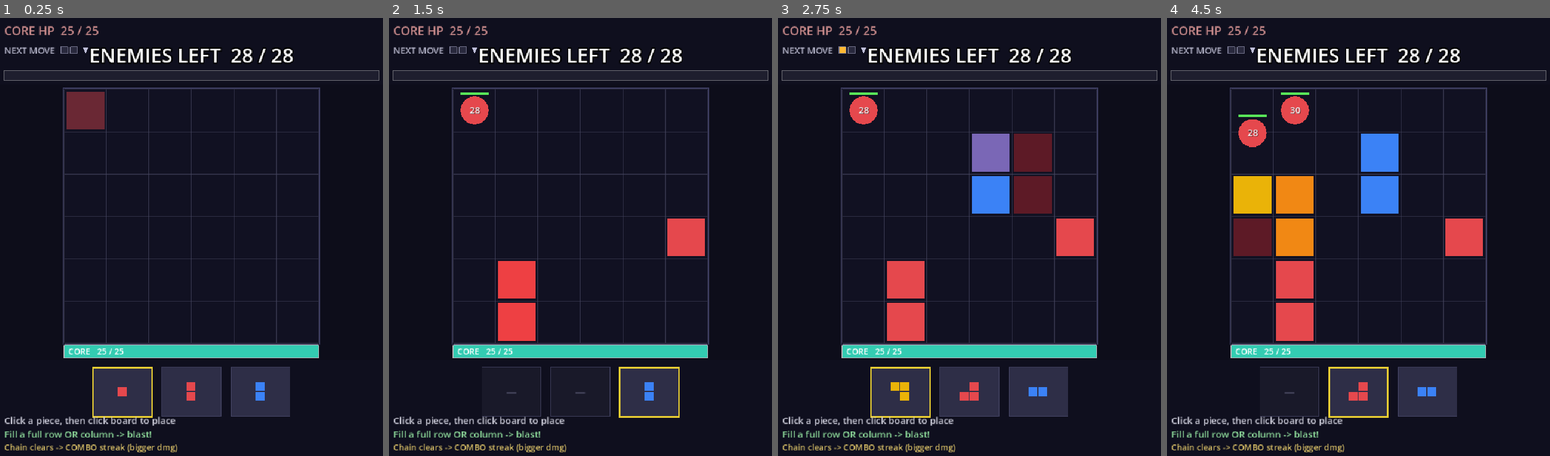
Above: before the commit, frames 1-4 (left to right).
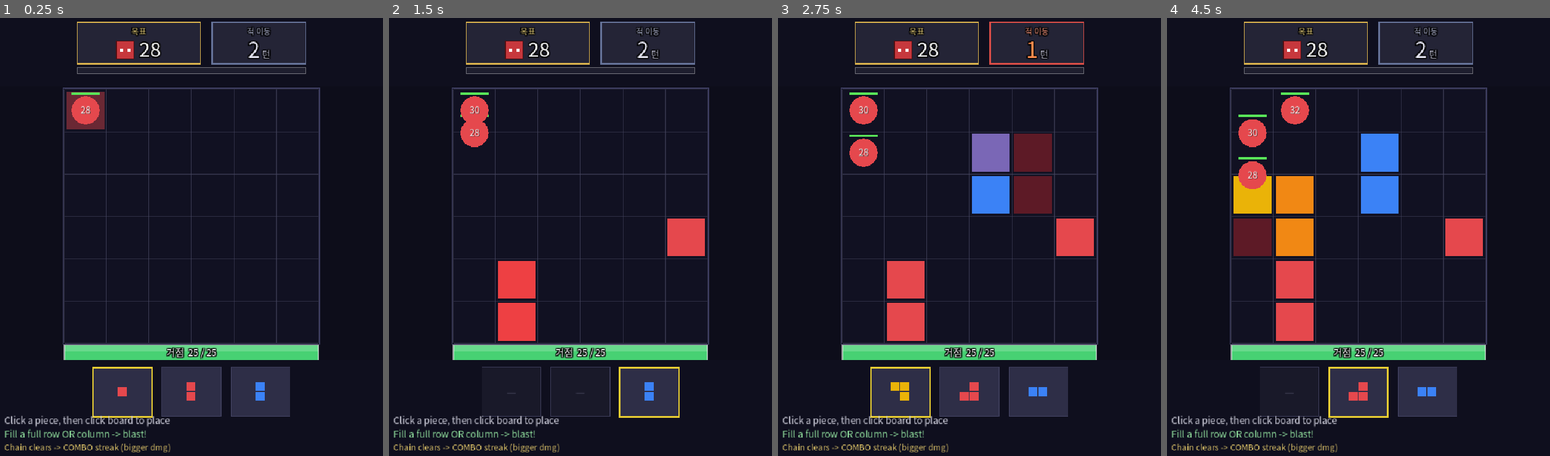
Above: after the commit, the same moments.

Repository: rorhdsu123/Cascade
Game: Godot game, scene res://Main.tscn
The game is run twice, just before and just after one commit, with the same random seed, the same clock (stepped at 60 frames per second) and the same inputs.
Inputs (mouse positions are in pixels of both pictures, inside the frame that each line leads up to):
- Up to frame 1 (0.25 s): no input
- Up to frame 2 (1.5 s): tap Enter at 0.5 s; move the mouse to (668, 237) at 0.52 s; click (668, 237) at 0.67 s; tap Space at 0.77, 1.25 s; move the mouse to (500, 285) at 1.27 s; click (500, 285) at 1.42 s
- Up to frame 3 (2.75 s): tap Space at 1.52 s; tap Enter at 2 s; move the mouse to (1007, 153) at 2.02 s; click (1007, 153) at 2.17 s
- Up to frame 4 (4.5 s): tap Space at 2.75, 3.02, 3.77, 4.25 s; move the mouse to (1339, 359) at 2.77 s; click (1339, 359) at 2.92 s; tap Enter at 3.5 s; move the mouse to (1477, 333) at 3.52 s; click (1477, 333) at 3.67 s; move the mouse to (1239, 188) at 4.27 s; click (1239, 188) at 4.42 s

The runs differ from the first frame. In frame 1, 7.0% of the frame differs, in the area x 0-100%, y 0-100%; in frame 2, 7.0%; in frame 3, 7.0%; in frame 4, 7.1%.

Commit message:
feat: 상단 정보 UI 재편(목표/적 이동 카드) + 한글화 (C22)
- 상단 위계 재편: 목표 카드 + 적 이동 카드(전진 N턴, 임박 시 붉은 강조)
- 처치 진행바 하단 배치, 상단 CORE HP 중복 제거 → 보드 하단 거점 HP바만
- 전 라벨 한글화 + SystemFont 로드
- 시작 시 적 1마리 배치(빈 보드 어색함 해소)

Co-Authored-By: Claude Opus 4.8 (1M context) <noreply@anthropic.com>

Diff:
--- a/Main.gd
+++ b/Main.gd
@@ -146,8 +146,14 @@
 var enemy_seq: int = 0             # 적 고유 id 카운터
 
 # ===== 초기화 =====
+var _font: Font = null
+
 func _ready() -> void:
 	randomize()
+	# 한글 렌더용 시스템 폰트(기본 fallback엔 한글 글리프 없음). ⚠배포 시엔 Noto Sans KR 등 번들 필요.
+	var sf := SystemFont.new()
+	sf.font_names = PackedStringArray(["Apple SD Gothic Neo", "AppleGothic", "Noto Sans CJK KR", "Arial"])
+	_font = sf
 	_init_game()
 
 func _init_game() -> void:
@@ -202,6 +208,12 @@
 	tray = [{}, {}, {}]
 	sel = 0
 	_refill_tray()
+	# 시작 시 적 몇 마리 배치 — 빈 보드에서 "ENEMIES ADVANCE IN N"이 어색하지 않게(전진 중인 전선처럼).
+	var start_cols: Array = []
+	for c in range(COLS):
+		start_cols.append(c)
+	start_cols.shuffle()
+	_spawn_one(start_cols[0], "basic")    # 시작 적 1마리(row 0)
 	if not _has_valid_placement():
 		game_over = true
 		stuck = true
@@ -829,7 +841,7 @@
 
 # ===== 그리기 =====
 func _draw() -> void:
-	var fnt: Font = ThemeDB.fallback_font
+	var fnt: Font = _font if _font != null else ThemeDB.fallback_font
 
 	if shake_timer > 0.0:
 		var mag: float = SHAKE_AMP * (shake_timer / SHAKE_DUR)
@@ -935,50 +947,78 @@
 		draw_string(fnt, Vector2(400.0 - sw * 0.5, 558.0), sub,
 				HORIZONTAL_ALIGNMENT_LEFT, -1, 28, Color(0.75, 0.75, 0.75))
 
+# 상단 카드 패널(Toon Blast식) — 배경 + 강조 테두리
+func _draw_card(r: Rect2, accent: Color) -> void:
+	draw_rect(r, Color(0.14, 0.14, 0.21))
+	draw_rect(r, accent, false, 3.0)
+
+# 간단한 적 토큰 아이콘 — 붉은 사각 + 눈 2개(아트 전 임시)
+func _draw_enemy_icon(center: Vector2, s: float) -> void:
+	var r: Rect2 = Rect2(center.x - s * 0.5, center.y - s * 0.5, s, s)
+	draw_rect(r, Color(0.78, 0.22, 0.24))
+	draw_rect(r, Color(0.32, 0.06, 0.07), false, 2.0)
+	var eye: float = s * 0.16
+	draw_rect(Rect2(center.x - s * 0.22 - eye * 0.5, center.y - s * 0.06, eye, eye), Color.WHITE)
+	draw_rect(Rect2(center.x + s * 0.22 - eye * 0.5, center.y - s * 0.06, eye, eye), Color.WHITE)
+
 func _draw_hud(fnt: Font) -> void:
-	draw_rect(Rect2(0, 0, 800, 140), C_HUD)
-	var hp_col: Color = Color(1.0, 0.38, 0.38) if core_hp <= 5 else Color(0.8, 0.55, 0.55)
-	draw_string(fnt, Vector2(20.0, 40.0), "CORE HP  %d / %d" % [core_hp, CORE_HP_MAX],
-			HORIZONTAL_ALIGNMENT_LEFT, -1, 24, hp_col)
+	draw_rect(Rect2(0, 0, 800, 144), C_HUD)
+	# CORE HP는 보드 하단 방어선(_draw_core)에만 표시 — 상단 중복 제거.
 	if combo >= 2:
-		var streak: String = "STREAK x%d" % combo
-		var stw: float = fnt.get_string_size(streak, HORIZONTAL_ALIGNMENT_LEFT, -1, 30).x
-		_draw_text_outlined(fnt, Vector2(780.0 - stw, 46.0), streak, 30, C_GOLD)
-	# ENEMIES LEFT — 킬 순간 펄스(스케일↑ + 금색 플래시)
+		var streak: String = "콤보 x%d" % combo
+		var stw: float = fnt.get_string_size(streak, HORIZONTAL_ALIGNMENT_LEFT, -1, 22).x
+		_draw_text_outlined(fnt, Vector2(788.0 - stw, 26.0), streak, 22, C_GOLD)
+
+	var remain: int = ENEMY_STEP_EVERY - (place_count % ENEMY_STEP_EVERY)
+	var imminent: bool = remain <= 1
 	var remaining: int = TOTAL_ENEMIES - killed
-	var head: String = "ENEMIES LEFT  %d / %d" % [remaining, TOTAL_ENEMIES]
 	var kp: float = clampf(kill_pulse / 0.35, 0.0, 1.0)
-	var head_fs: int = 40 + int(kp * 10.0)
-	var head_col: Color = Color.WHITE.lerp(C_GOLD, kp)
-	var hw: float = fnt.get_string_size(head, HORIZONTAL_ALIGNMENT_LEFT, -1, head_fs).x
-	_draw_text_outlined(fnt, Vector2(400.0 - hw * 0.5, 96.0), head, head_fs, head_col)
-
-	# 이동 예고 미터: 다 차면 일반 적이 한 칸 전진(2배치 주기). place_count%2 = 채운 칸.
-	var nm_lbl: String = "NEXT MOVE"
-	draw_string(fnt, Vector2(20.0, 78.0), nm_lbl, HORIZONTAL_ALIGNMENT_LEFT, -1, 18, Color(0.7, 0.7, 0.78))
-	var nm_w: float = fnt.get_string_size(nm_lbl, HORIZONTAL_ALIGNMENT_LEFT, -1, 18).x
-	var filled: int = place_count % ENEMY_STEP_EVERY
-	var dot: float = 14.0
-	var gap: float = 5.0
-	var dx0: float = 20.0 + nm_w + 12.0
-	for i in range(ENEMY_STEP_EVERY):
-		var dr: Rect2 = Rect2(dx0 + float(i) * (dot + gap), 64.0, dot, dot)
-		if i < filled:
-			draw_rect(dr, Color(1.0, 0.72, 0.2))     # 채움
-		else:
-			draw_rect(dr, Color(0.16, 0.16, 0.24))   # 빈칸
-		draw_rect(dr, Color(0.45, 0.45, 0.55), false)
-	# 이동 방향(아래) 삼각형 힌트
-	var tri_x: float = dx0 + float(ENEMY_STEP_EVERY) * (dot + gap) + 6.0
-	var tcy: float = 71.0
-	draw_colored_polygon(PackedVector2Array([
-		Vector2(tri_x, tcy - 6.0), Vector2(tri_x + 12.0, tcy - 6.0), Vector2(tri_x + 6.0, tcy + 6.0),
-	]), Color(0.75, 0.75, 0.85))
-
-	var bx: float = 20.0
-	var by: float = 112.0
-	var bw: float = 760.0
-	var bh: float = 20.0
+
+	# ── 두 카드: GOAL(남은 적=클리어 목표) + ADVANCE(적 전진 시계) ──
+	var box_y: float = 14.0
+	var box_h: float = 84.0
+	var gw: float = 250.0
+	var aw: float = 190.0
+	var gap: float = 24.0
+	var start_x: float = (800.0 - (gw + aw + gap)) * 0.5
+	var goal_r: Rect2 = Rect2(start_x, box_y, gw, box_h)
+	var adv_r: Rect2 = Rect2(start_x + gw + gap, box_y, aw, box_h)
+
+	# GOAL 카드 — 적 아이콘 + 남은 수(클리어 목표). 제목·내용 모두 박스 중앙정렬
+	_draw_card(goal_r, Color(0.85, 0.7, 0.3))
+	var gt_w: float = fnt.get_string_size("목표", HORIZONTAL_ALIGNMENT_LEFT, -1, 16).x
+	_draw_text_outlined(fnt, Vector2(goal_r.position.x + gw * 0.5 - gt_w * 0.5, box_y + 24.0), "목표", 16, Color(0.95, 0.85, 0.5))
+	var rem_str: String = str(remaining)
+	var rem_fs: int = 40
+	var icon_s: float = 36.0
+	var rem_w: float = fnt.get_string_size(rem_str, HORIZONTAL_ALIGNMENT_LEFT, -1, rem_fs).x
+	var grp_l: float = goal_r.position.x + gw * 0.5 - (icon_s + 10.0 + rem_w) * 0.5
+	_draw_enemy_icon(Vector2(grp_l + icon_s * 0.5, box_y + 56.0), icon_s)
+	var rem_col: Color = Color.WHITE.lerp(C_GOLD, kp)
+	_draw_text_outlined(fnt, Vector2(grp_l + icon_s + 10.0, box_y + 70.0), rem_str, rem_fs, rem_col)
+
+	# ADVANCE 카드 — 적 전진 카운트다운(임박 시 붉은 강조). 제목·숫자 중앙정렬
+	var acc: Color = Color(0.85, 0.3, 0.28) if imminent else Color(0.4, 0.45, 0.6)
+	_draw_card(adv_r, acc)
+	var adv_tc: Color = Color(1.0, 0.6, 0.5) if imminent else Color(0.72, 0.74, 0.86)
+	var at_w: float = fnt.get_string_size("적 이동", HORIZONTAL_ALIGNMENT_LEFT, -1, 16).x
+	_draw_text_outlined(fnt, Vector2(adv_r.position.x + aw * 0.5 - at_w * 0.5, box_y + 24.0), "적 이동", 16, adv_tc)
+	# 큰 숫자 + 작은 "턴" 을 한 덩어리로 중앙 정렬
+	var n_str: String = str(remain)
+	var n_fs: int = 44
+	var u_fs: int = 18
+	var n_col: Color = Color(1.0, 0.55, 0.3) if imminent else Color(0.9, 0.9, 0.95)
+	var n_w: float = fnt.get_string_size(n_str, HORIZONTAL_ALIGNMENT_LEFT, -1, n_fs).x
+	var u_w: float = fnt.get_string_size("턴", HORIZONTAL_ALIGNMENT_LEFT, -1, u_fs).x
+	var grp_x: float = adv_r.position.x + aw * 0.5 - (n_w + 4.0 + u_w) * 0.5
+	_draw_text_outlined(fnt, Vector2(grp_x, box_y + 72.0), n_str, n_fs, n_col)
+	_draw_text_outlined(fnt, Vector2(grp_x + n_w + 4.0, box_y + 72.0), "턴", u_fs, Color(0.72, 0.72, 0.8))
+
+	# ── 진행바(스타바 대응): 처치 진행도 ──
+	var bx: float = start_x
+	var by: float = box_y + box_h + 8.0
+	var bw: float = (adv_r.position.x + aw) - start_x
+	var bh: float = 12.0
 	draw_rect(Rect2(bx, by, bw, bh), Color(0.12, 0.12, 0.18))
 	var frac: float = clampf(float(killed) / float(TOTAL_ENEMIES), 0.0, 1.0)
 	draw_rect(Rect2(bx, by, bw * frac, bh), Color(0.3, 0.78, 0.46))
@@ -1124,19 +1164,22 @@
 				HORIZONTAL_ALIGNMENT_LEFT, -1, hp_fs, Color.WHITE)
 
 func _draw_core(fnt: Font) -> void:
-	var strip_h: float = 26.0
+	var strip_h: float = 32.0
 	var sx: float = BOARD_X
 	var sy: float = BOARD_Y + ROWS * CELL + 4.0
 	var sw: float = COLS * CELL
 	var ratio: float = clampf(float(core_hp) / float(CORE_HP_MAX), 0.0, 1.0)
-	var low: bool = core_hp <= 5
-	draw_rect(Rect2(sx, sy, sw, strip_h), Color(0.15, 0.05, 0.07))
-	var fill_col: Color = Color(0.9, 0.2, 0.2) if low else Color(0.2, 0.8, 0.7)
+	# HP바: 빈 트랙(어두움) + 체력 그라데이션(빨강↔초록) + 밝은 테두리
+	draw_rect(Rect2(sx, sy, sw, strip_h), Color(0.08, 0.03, 0.04))
+	var fill_col: Color = Color(0.86, 0.24, 0.20).lerp(Color(0.28, 0.82, 0.45), ratio)
 	draw_rect(Rect2(sx, sy, sw * ratio, strip_h), fill_col)
-	draw_rect(Rect2(sx, sy, sw, strip_h), Color(1.0, 1.0, 1.0, 0.7), false)
-	var lbl: String = "CORE   %d / %d" % [core_hp, CORE_HP_MAX]
-	draw_string(fnt, Vector2(sx + 8.0, sy + 19.0), lbl,
-			HORIZONTAL_ALIGNMENT_LEFT, -1, 17, Color.WHITE)
+	# 상단 하이라이트(입체감)
+	draw_rect(Rect2(sx, sy, sw * ratio, strip_h * 0.4), Color(1.0, 1.0, 1.0, 0.18))
+	draw_rect(Rect2(sx, sy, sw, strip_h), Color(1.0, 1.0, 1.0, 0.55), false, 2.0)
+	# 라벨: 외곽선 흰 글자(트랙/체력 어느 색 위에서도 읽힘). 검정은 어두운 빈 구간서 안 보여 회피.
+	var lbl: String = "거점  %d / %d" % [core_hp, CORE_HP_MAX]
+	var lw: float = fnt.get_string_size(lbl, HORIZONTAL_ALIGNMENT_LEFT, -1, 19).x
+	_draw_text_outlined(fnt, Vector2(sx + sw * 0.5 - lw * 0.5, sy + 22.0), lbl, 19, Color.WHITE)
 
 	# 거점 피격: 그 열 충격 플래시 + 균열 지그재그 (HP 잃는 게 확 무섭게)
 	for hit in core_hits:
Not shown, changed: SPEC.md
